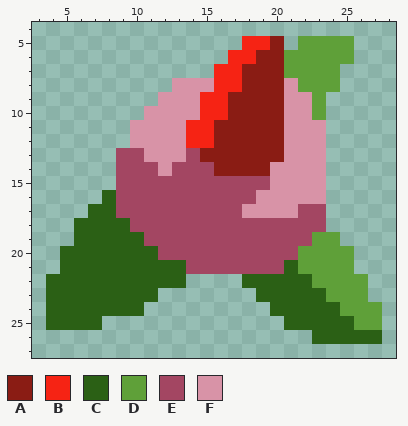
Pixel-art sprite: assets/sprites/blocks/props/cattail-rare.png. The picture above is the old version.
The file is 32x32 pixels. Shown: x 3..28, y 4..27.
Palette (. is transparent): A #8a1c14  B #f62314  C #2b6015  D #5fa039  E #a34662  F #d893a7
Once edited:
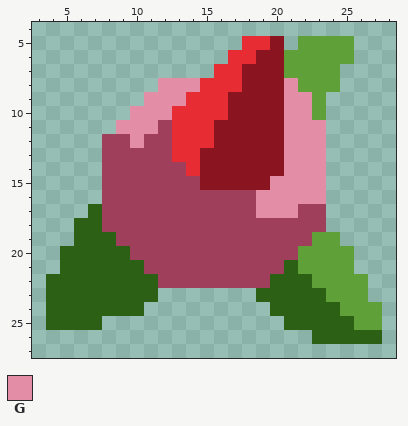
Colours new in this view: G #e38da6
The exact change:
colour A: #8a1c14 -> #8a1420
colour B: #f62314 -> #e82c33
colour E: #a34662 -> #a03f5c
y 8: x 12..15 .FFF -> GGGB; x 21 F -> G
y 9: x 11..14 .FFF -> GGGB; x 21..22 FF -> GG
y 10: x 10..14 .FFFF -> GGGBB; x 21..22 FF -> GG
y 11: x 9..13 .FFFF -> GGGEB; x 21..23 FFF -> GGG
y 12: x 8..13 ..FFFF -> EEGEEB; x 21..23 FFF -> GGG
y 13: x 8 . -> E; x 11..14 FFFE -> EEBB; x 21..23 FFF -> GGG
y 14: x 8 . -> E; x 12 F -> E; x 14..15 EE -> BA; x 20..23 FFFF -> AGGG
y 15: x 8 . -> E; x 15..23 EEEEEFFFF -> AAAAAGGGG
y 16: x 8 C -> E; x 19..23 FFFFF -> GGGGG
y 17: x 8 C -> E; x 18..21 FFFF -> EGGG
y 18: x 8..9 CC -> EE
y 19: x 9..10 CC -> EE
y 20: x 10..11 CC -> EE
y 21: x 11..13 CCC -> EEE
y 22: x 12..19 CC....CC -> EEEEEEEE
Changed places in both pictures, as pixel boxes (x1, y1, x2, y2):
changed: (102, 36, 326, 288)
